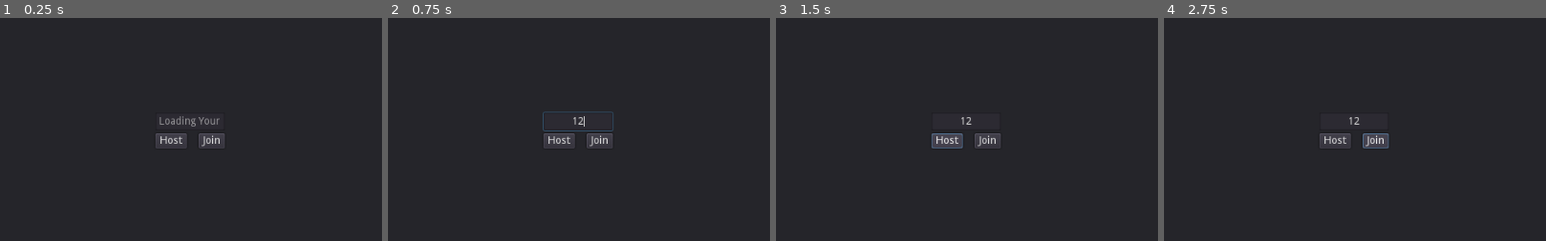
Above: before the commit, frames 1-4 (left to right).
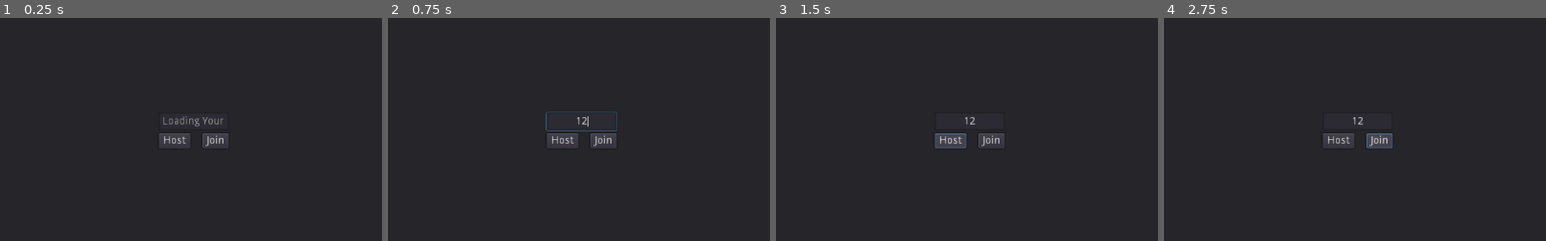
Above: after the commit, the same moments.

Repository: MichaelBelousov/optt-multiplayer-jam
Game: Godot game, scene res://ui/ConnectMenu.tscn
The game is run twice, just before and just after one commit, with the same random seed, the same clock (stepped at 60 frames per second) and the same inputs. This scene is started directly instead of the project's main scene.
Inputs (mouse positions are % of the whole screen's width and height, from its top left):
- Up to frame 1 (0.25 s): no input
- Up to frame 2 (0.75 s): click (51, 48) at 0.52 s; type "12" at 0.6 s
- Up to frame 3 (1.5 s): click "Host" at 1.25 s
- Up to frame 4 (2.75 s): click "Join" at 2 s
The pictures show only the part of the screen within x 26-76%, y 25-75%; the shares and areas given below are measured in that part.

The runs differ from the first frame. In frame 1, 0.8% of the frame differs, in the area x 40-60%, y 44-59%; in frame 2, 0.7%; in frame 3, 0.6%; in frame 4, 0.6%.
Error after the commit: Invalid set index 'name' (on base: 'Reference (HostNetContext.gd)') with value of type 'String'. (res://ui/ConnectMenu.gd:23)

Commit message:
Connected buttons and added placeholder sound

Diff:
--- a/ui/ConnectMenu.gd
+++ b/ui/ConnectMenu.gd
@@ -8,20 +8,25 @@
   add_child(req)
   req.connect("request_completed", self, "on_public_ip_resp")
   var err = req.request("https://api.ipify.org")
-  if err != OK:
-    push_error("An error occurred in the HTTP request.")
+  #if err != OK:
+   # push_error("An error occurred in the HTTP request.")
 
 func on_public_ip_resp(_result, _response_code, _headers, body):
   var public_ip = body.get_string_from_utf8()
   $VBoxContainer/IPInput.text = public_ip
 
+
 func on_host():
+  $AudioStreamPlayer.play()
   var HostNetContext = preload("res://net/HostNetContext.gd")
   var netCtx = HostNetContext.new()
   netCtx.name = "NetContext"
   get_tree().root.add_child(netCtx)
 
+
+
 func on_join():
+  $AudioStreamPlayer.play()
   var ClientNetContext = preload("res://net/ClientNetContext.gd")
   var netCtx = ClientNetContext.new()
   netCtx.name = "NetContext"
--- a/ui/ConnectMenu.tscn
+++ b/ui/ConnectMenu.tscn
@@ -1,10 +1,12 @@
-[gd_scene load_steps=2 format=2]
+[gd_scene load_steps=3 format=2]
 
 [ext_resource path="res://ui/ConnectMenu.gd" type="Script" id=1]
+[ext_resource path="res://Audio Files/Placeholder.wav" type="AudioStream" id=2]
 
 [node name="Panel" type="Panel"]
 anchor_right = 1.0
 anchor_bottom = 1.0
+rect_scale = Vector2( 1.00938, 0.999507 )
 script = ExtResource( 1 )
 
 [node name="VBoxContainer" type="VBoxContainer" parent="."]
@@ -40,3 +42,9 @@
 margin_right = 93.0
 margin_bottom = 20.0
 text = "Join"
+
+[node name="AudioStreamPlayer" type="AudioStreamPlayer" parent="."]
+stream = ExtResource( 2 )
+
+[connection signal="pressed" from="VBoxContainer/Btns/Host" to="." method="on_host"]
+[connection signal="pressed" from="VBoxContainer/Btns/Join" to="." method="on_join"]
Not shown, added: Audio Files/Placeholder.wav.import
Not shown, added: Audio Files/Placeholder.wav
